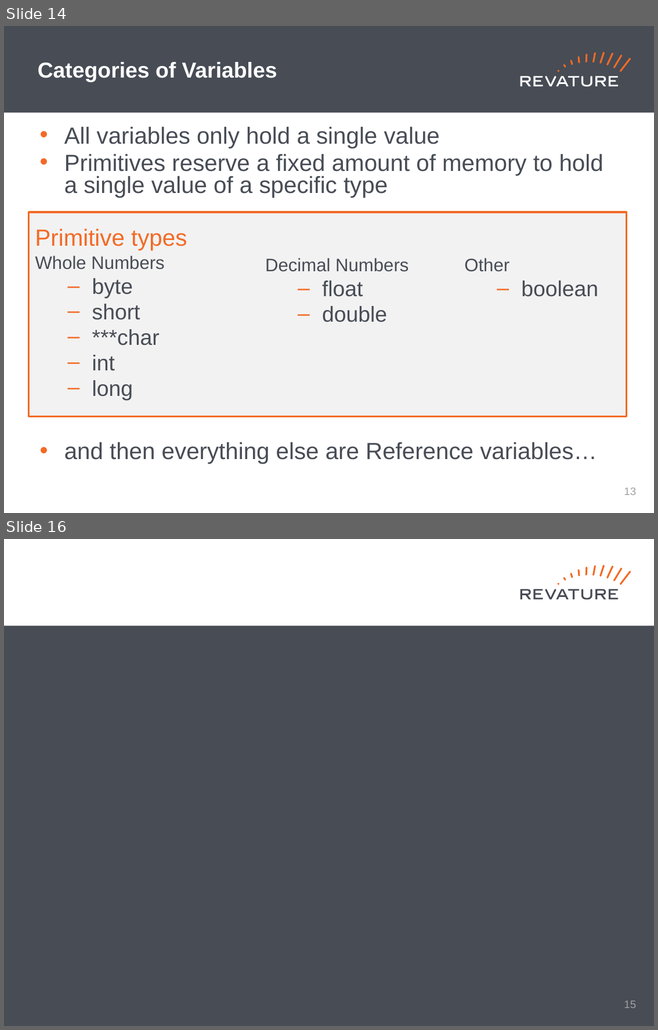
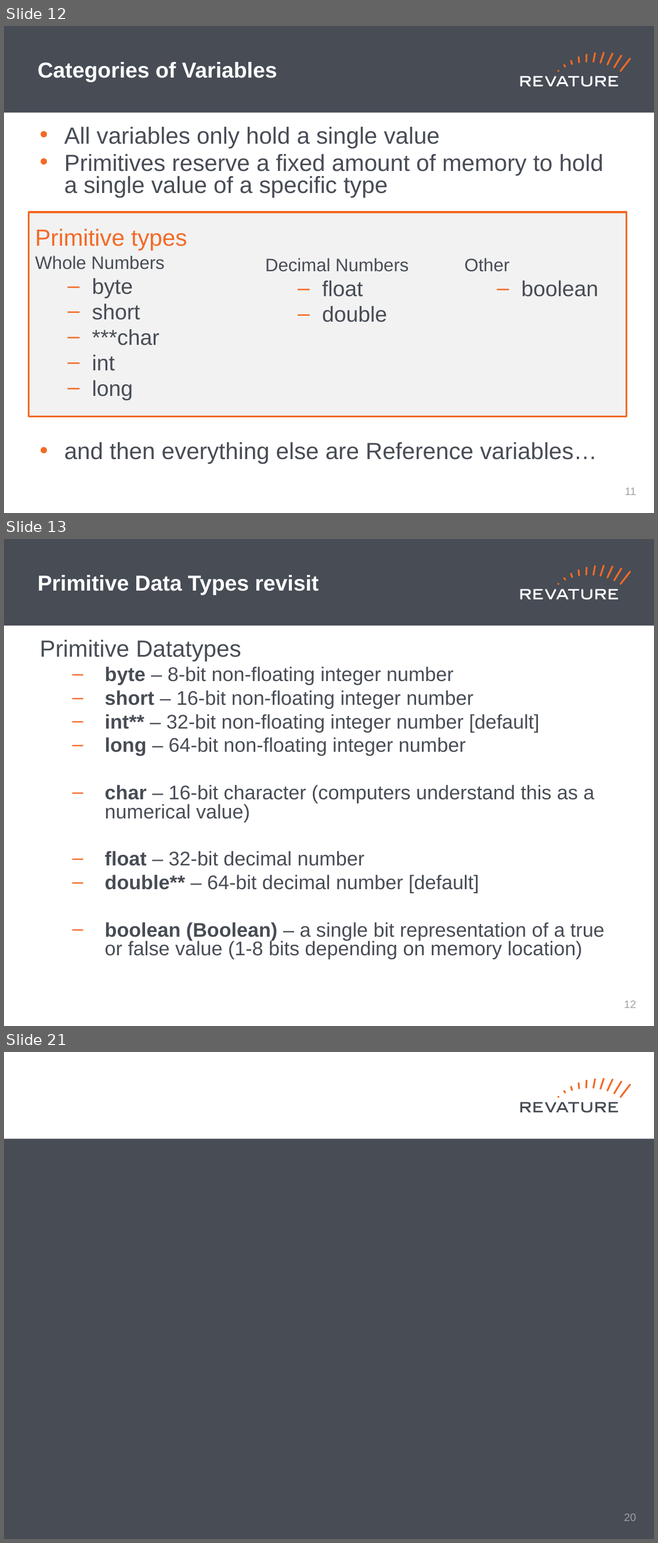
Before and after one commit to jhigherevature/8302021_RAP, a slide deck: powerpoints/Day_2.pptx. Shown one above the other, each under a label of ours: slides 14 and 16 before the commit, slides 12, 13 and 21 after it; the slides between them are not shown. The pictures are 658x1030 and 658x1543 pixels, drawn with LibreOffice and Linux fonts; fonts in the diff are those of the drawing. Boxes give left, top, right and bottom in pixels: in the first picture for what was removed or moved away, otherwise in the second. Text is boxed around its words. In the diff, an @@ line names an element or a change of style, - is before the commit and + after.

```diff
--- a/powerpoints/Day_2.pptx
+++ b/powerpoints/Day_2.pptx
@@ slide 13 added at (4,539,654,1026), background #FFFFFF; not listed: 19 template elements that a slide beside it also shows @@
@@ title added at (38,575,318,595), 24 pt, text #FFFFFF, bold @@
+Primitive Data Types revisit
@@ text added at (40,640,604,959), 21.9 pt, text #474C55 @@
+Primitive Datatypes
+  – byte – 8-bit non-floating integer number
+  – short – 16-bit non-floating integer number
+  – int** – 32-bit non-floating integer number [default]
+  – long – 64-bit non-floating integer number
+  – char – 16-bit character (computers understand this as a numerical value)
+  – float – 32-bit decimal number
+  – double** – 64-bit decimal number [default]
+  – boolean (Boolean) – a single bit representation of a true or false value (1-8 bits depending on memory location)
@@ page number added at (623,1001,636,1008), 12 pt, text #A0A1A0 @@
+12
@@ what was slide 14 is now slide 12 @@
@@ page number at (625,488,636,495): text changed @@
-13
+11
@@ what was slide 16 is now slide 21 @@
@@ page number at (623,1514,636,1521): text changed @@
-15
+20
```
Also in this commit, not shown: 3 slides changed, 11 other slides added, 7 slides removed, 2 other files.
